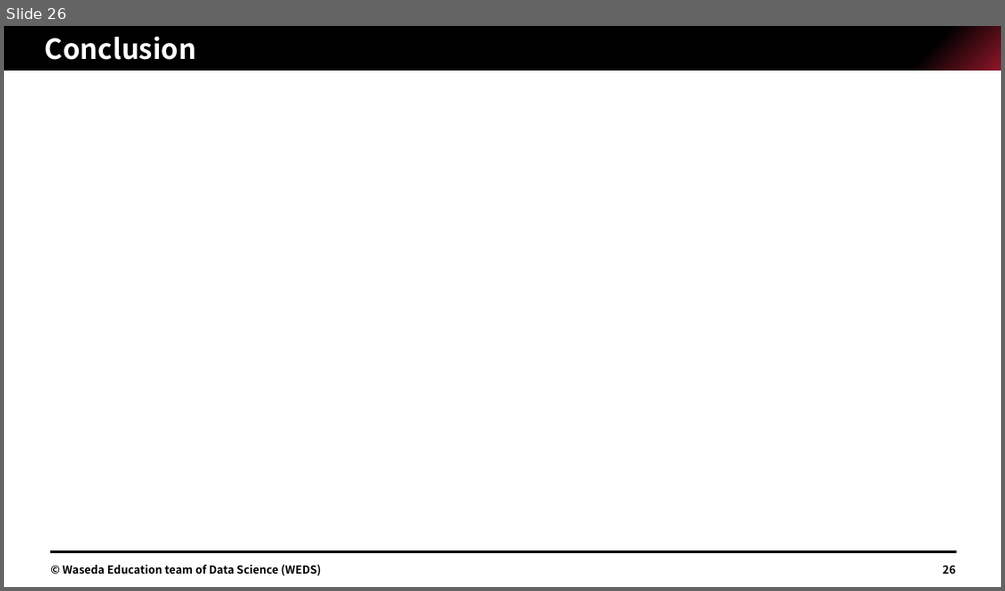
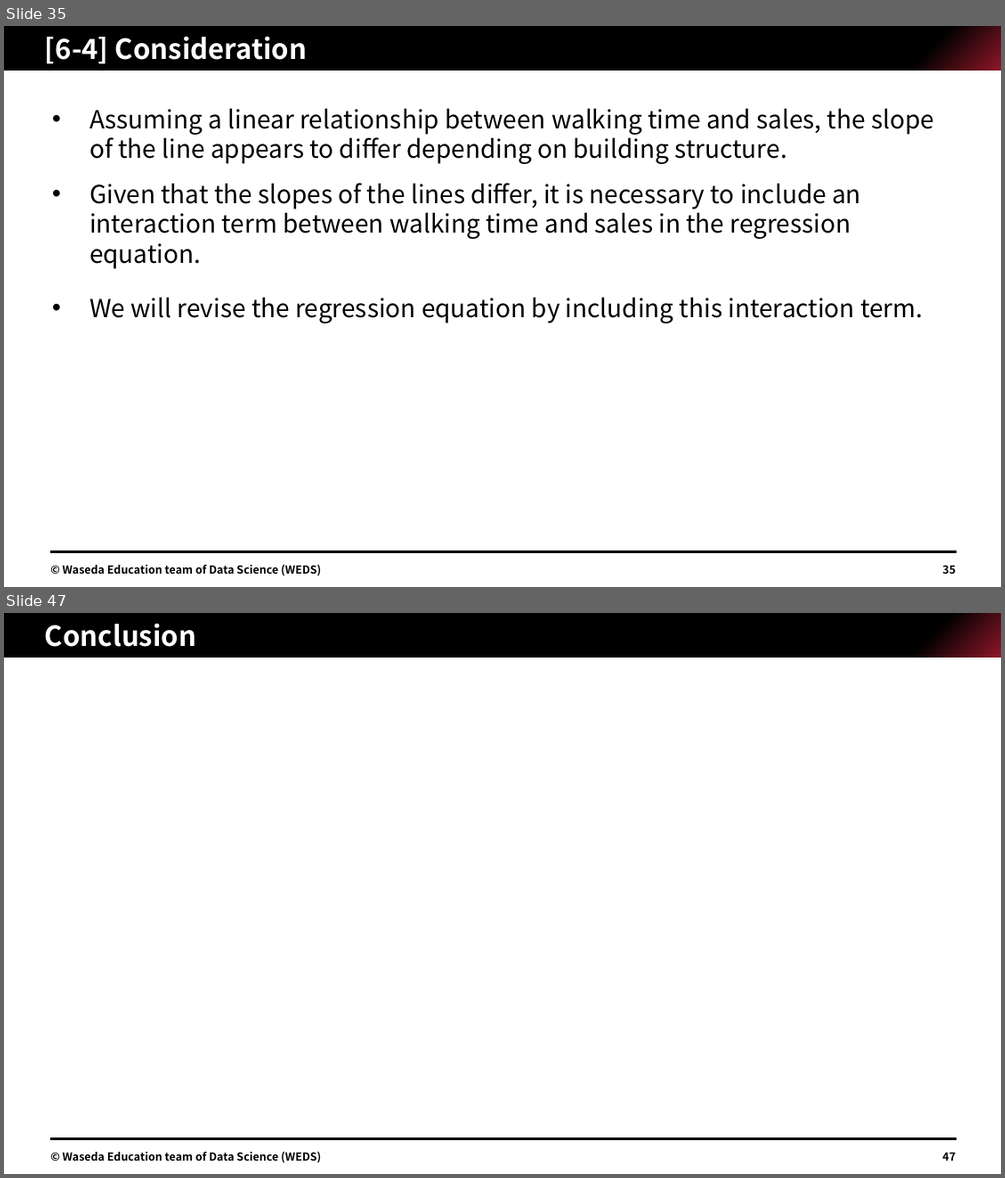
Before and after one commit to Jimin-Park0901/Data-Science, a slide deck: Store_Sale/assignment/1W22CF16.pptx. Shown one above the other, each under a label of ours: slide 26 before the commit, slides 35 and 47 after it; the slides between them are not shown. The pictures are 1005x591 and 1005x1178 pixels, drawn with LibreOffice and Linux fonts; fonts in the diff are those of the drawing; grey boxes stand for pictures. Boxes give left, top, right and bottom in pixels: in the first picture for what was removed or moved away, otherwise in the second. Text is boxed around its words. In the diff, an @@ line names an element or a change of style, - is before the commit and + after.

```diff
--- a/Store_Sale/assignment/1W22CF16.pptx
+++ b/Store_Sale/assignment/1W22CF16.pptx
@@ slide 35 added at <box>4,26,1001,587</box>, background #FFFFFF; not listed: 2 template elements that a slide beside it also shows @@
@@ title added at <box>45,36,307,64</box>, 20 pt, text #FFFFFF, bold @@
+[6-4] Consideration
@@ text added at <box>89,108,934,323</box>, 18 pt, text #000000 @@
+• Assuming a linear relationship between walking time and sales, the slope of the line appears to differ depending on building structure.
+• Given that the slopes of the lines differ, it is necessary to include an interaction term between walking time and sales in the regression equation.
+• We will revise the regression equation by including this interaction term.
@@ text added at <box>63,564,321,576</box>, 8 pt, text #000000, bold @@
+© Waseda Education team of Data Science (WEDS)
@@ page number added at <box>942,564,955,573</box>, 8 pt, text #000000, bold @@
+35
@@ what was slide 26 is now slide 47 @@
@@ page number at <box>942,1151,955,1160</box>: text changed @@
-26
+47
```
Also in this commit, not shown: 17 slides changed, 22 other slides added, 1 slide removed, 4 other files.
